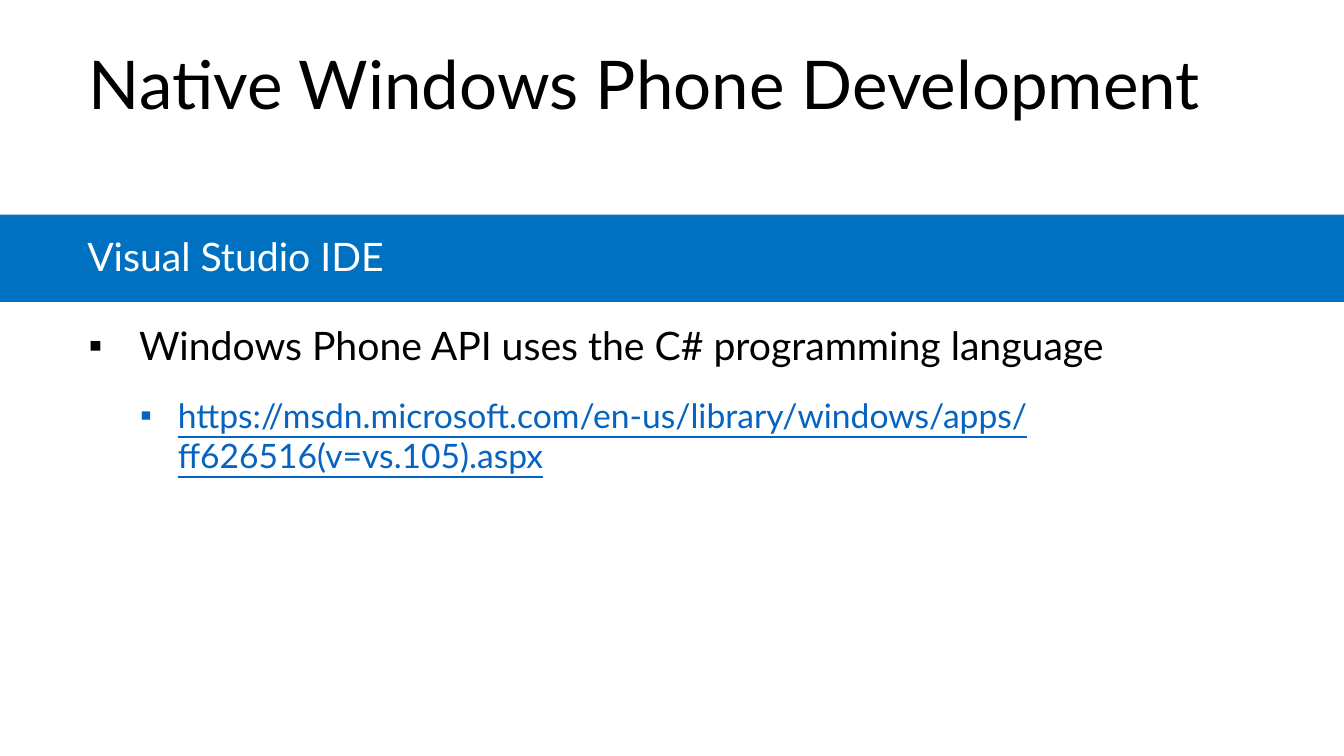
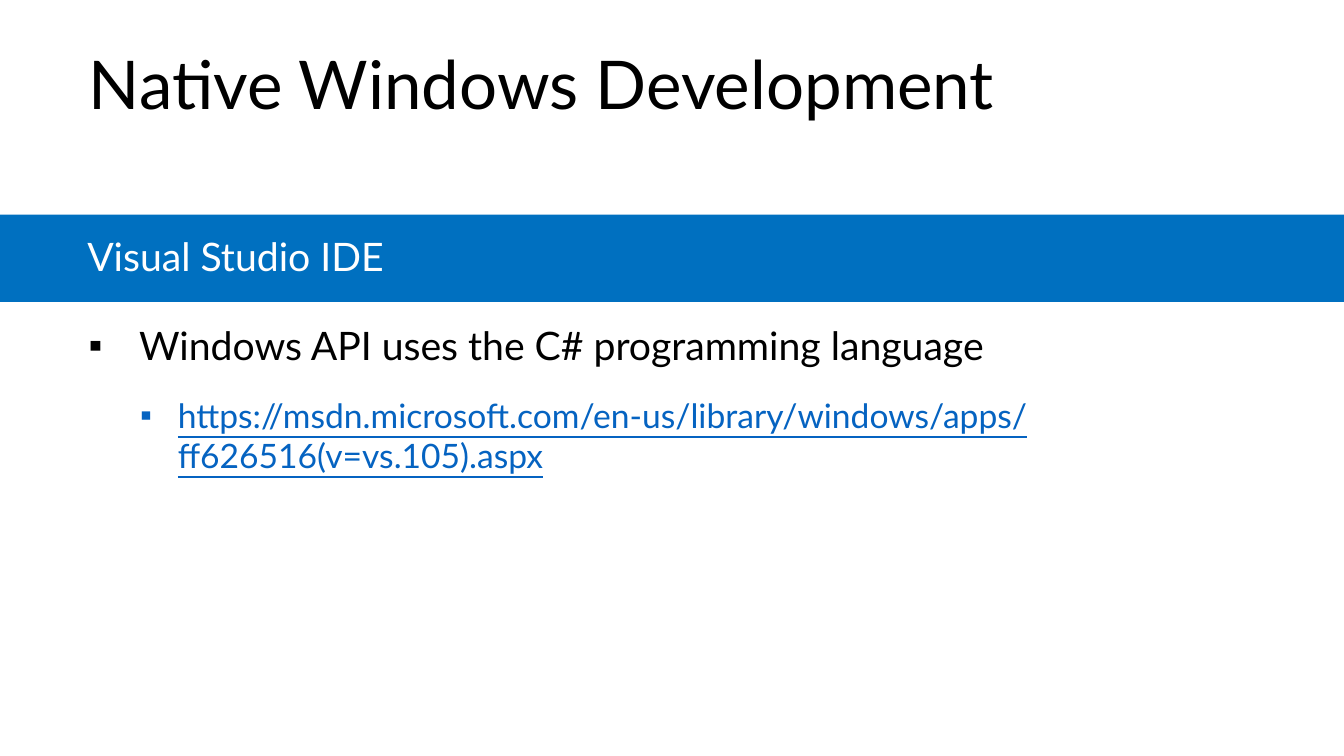
Before and after one commit to microsoft/AcademicContent, a slide deck: slide 10 of Complimentary Course Content/Module3/Lessons/Module3_Lesson01 Mobile Development Survey.pptx. Drawn at 1344x756 pixels with LibreOffice and Linux fonts; fonts in the diff are those of the drawing. Boxes give left, top, right and bottom in pixels: in the first picture for what was removed or moved away, otherwise in the second. Text is boxed around its words. In the diff, an @@ line names an element or a change of style, - is before the commit and + after.

```diff
--- a/Complimentary Course Content/Module3/Lessons/Module3_Lesson01 Mobile Development Survey.pptx
+++ b/Complimentary Course Content/Module3/Lessons/Module3_Lesson01 Mobile Development Survey.pptx
@@ title at [89, 59, 994, 121]: text changed @@
-Native Windows Phone Development
+Native Windows Development
@@ text at [139, 331, 984, 367]: text changed @@
-▪ Windows Phone API uses the C# programming language
+▪ Windows API uses the C# programming language
```
Also in this commit, not shown: 2 other slides changed, 9 other files.
